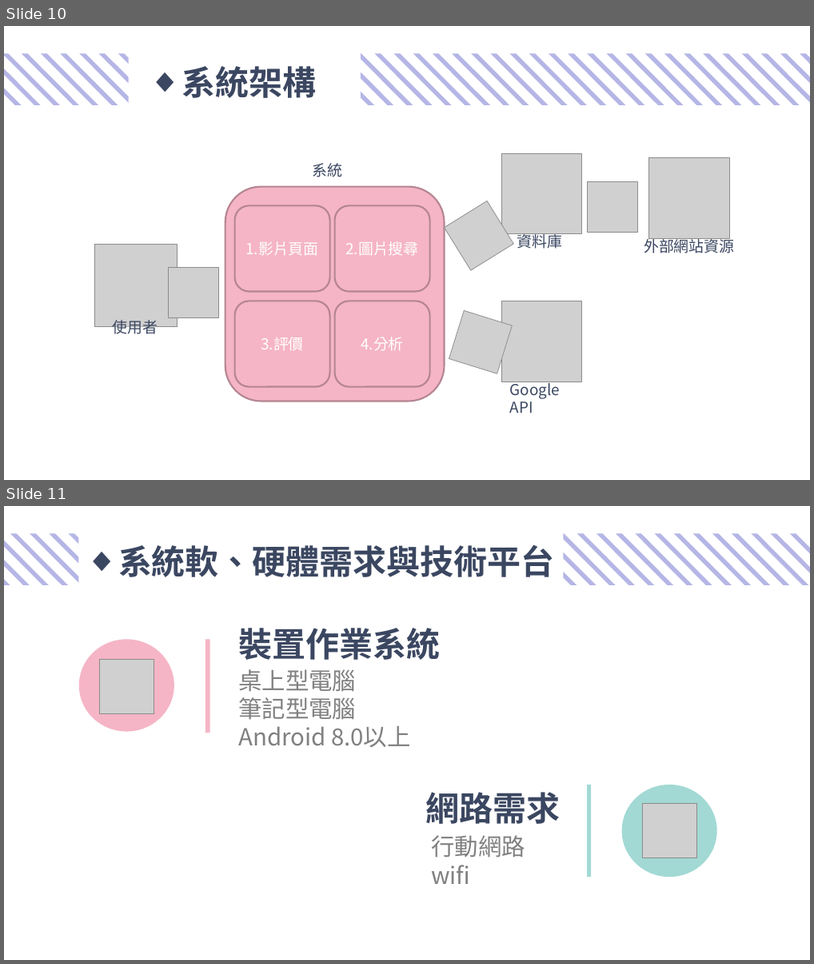
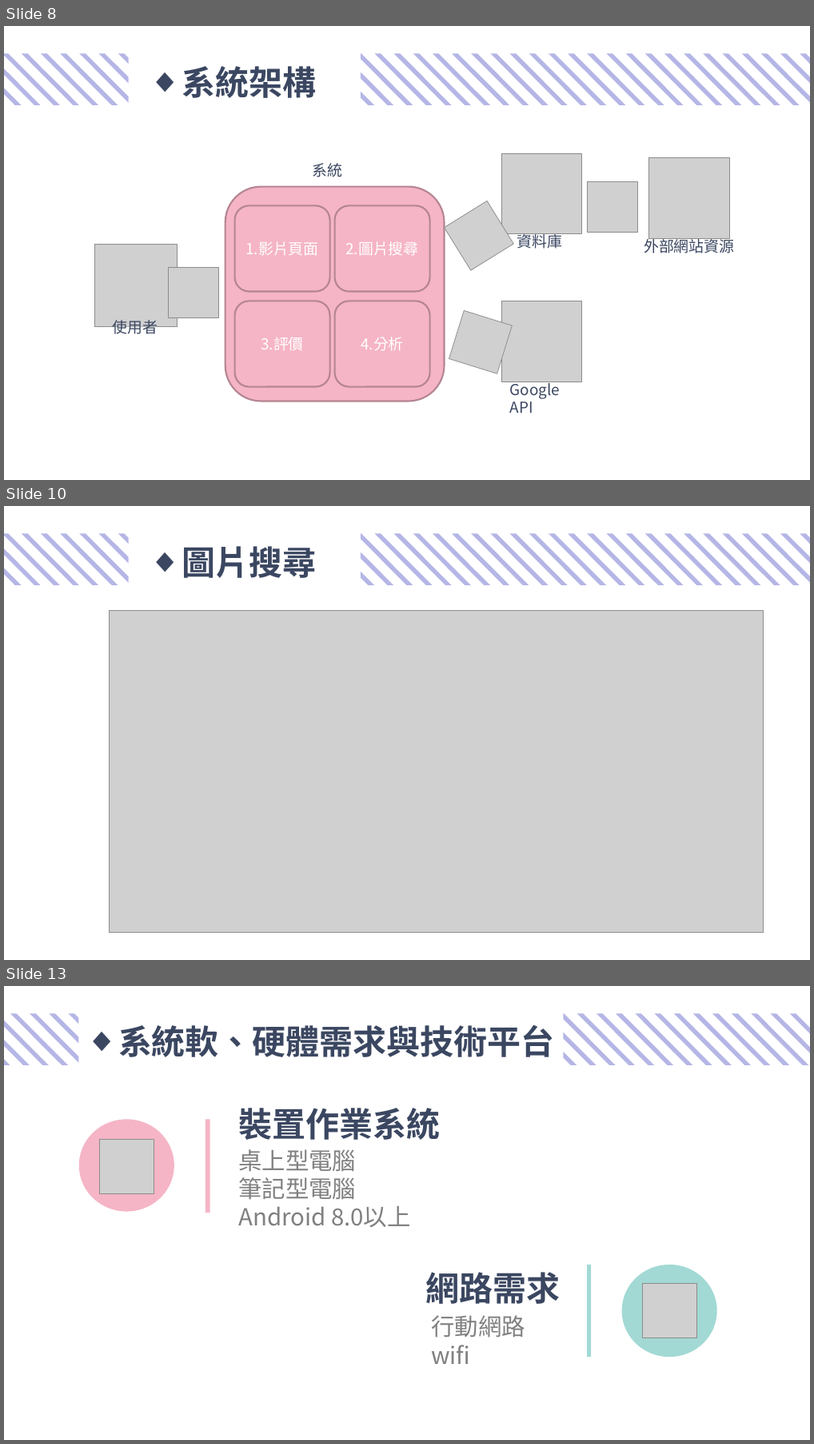
Before and after one commit to Case109504/case109504, a slide deck: 二評文件/109504二評簡報.pptx. Shown one above the other, each under a label of ours: slides 10 and 11 before the commit, slides 8, 10 and 13 after it; the slides between them are not shown. The pictures are 814x964 and 814x1444 pixels, drawn with LibreOffice and Linux fonts; fonts in the diff are those of the drawing; grey boxes stand for pictures. Boxes give left, top, right and bottom in pixels: in the first picture for what was removed or moved away, otherwise in the second. Text is boxed around its words. In the diff, an @@ line names an element or a change of style, - is before the commit and + after.

```diff
--- a/二評文件/109504二評簡報.pptx
+++ b/二評文件/109504二評簡報.pptx
@@ slide 10 added at [4, 506, 810, 960], background #FFFFFF @@
@@ group added at [4, 534, 129, 585]: 9 freeform shapes @@
@@ text added at [182, 546, 316, 578], 40 pt, text #3B4761, bold @@
+◆ 圖片搜尋
@@ group added at [361, 534, 810, 585]: 26 freeform shapes @@
@@ picture added at [110, 610, 763, 932] @@
@@ what was slide 10 is now slide 8 @@
@@ what was slide 11 is now slide 13 @@
```
Also in this commit, not shown: 8 slides changed, 7 other slides added, 3 slides removed.
